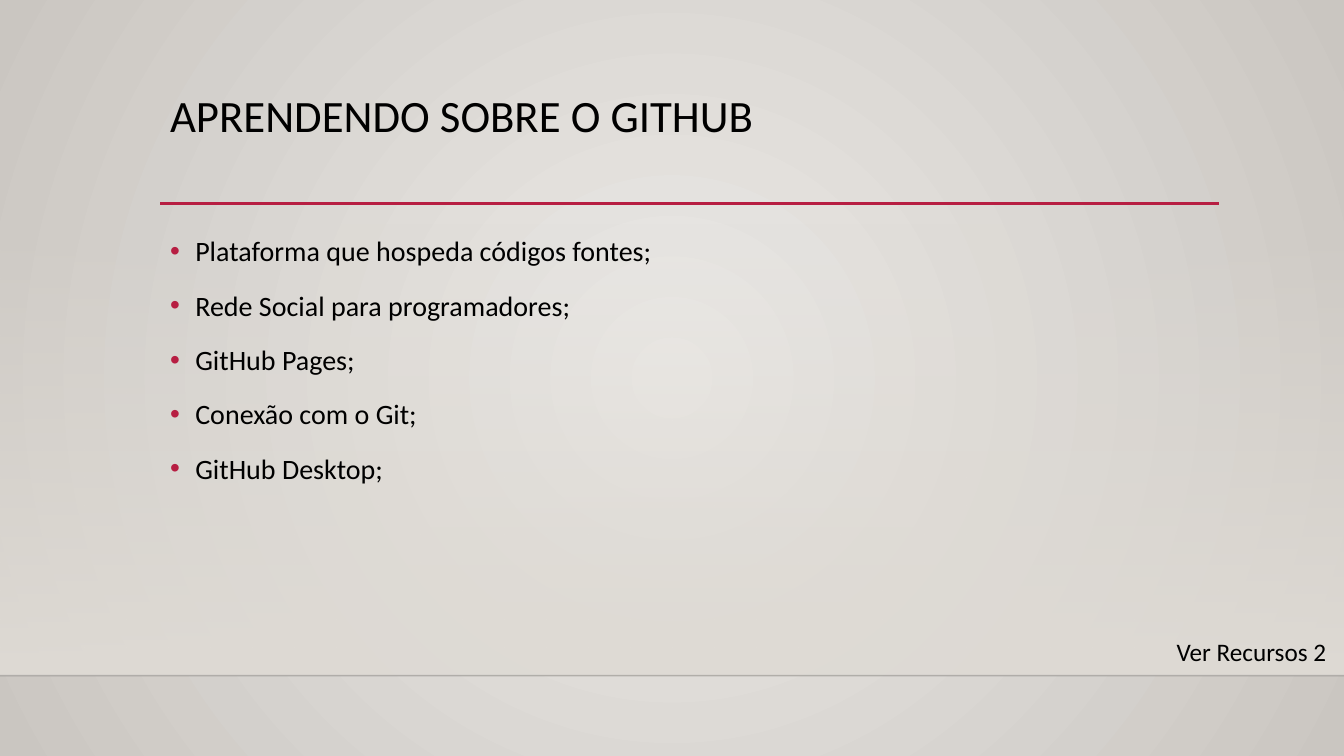
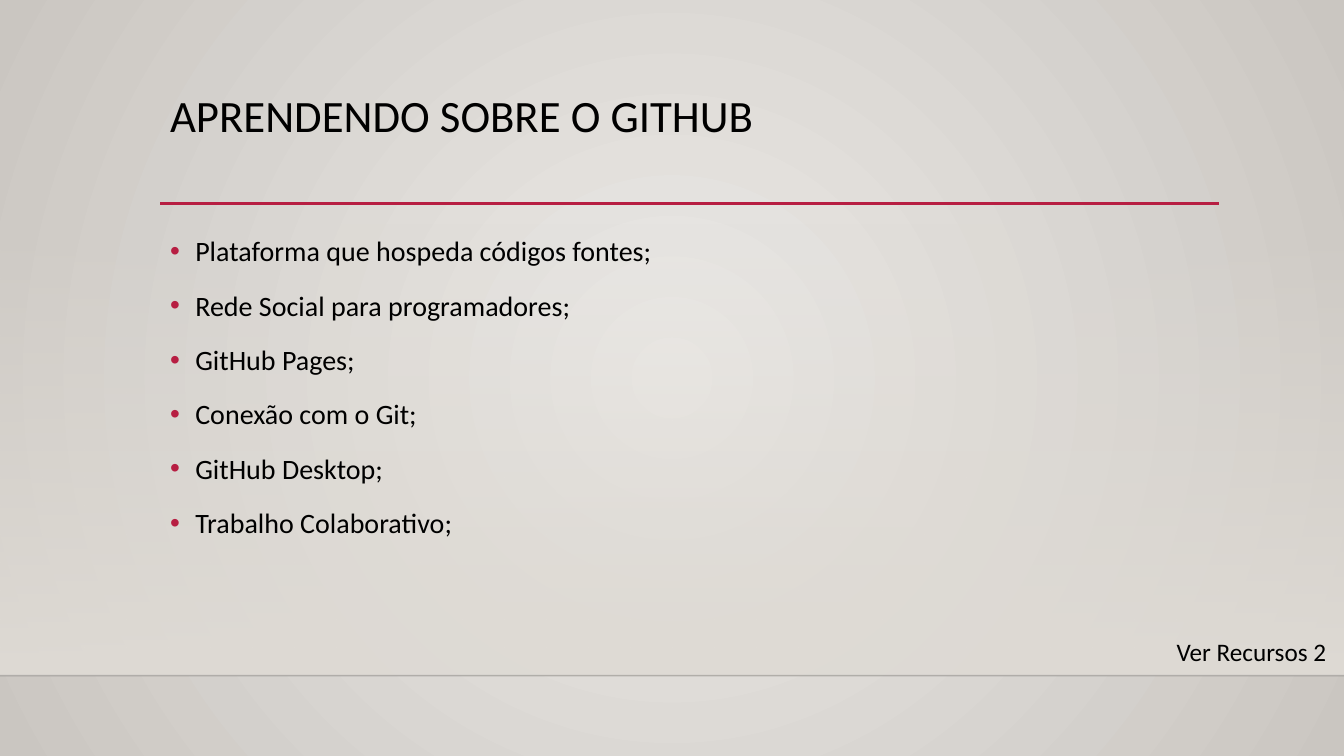
Before and after one commit to Alyssonmach/Minicurso-Git-e-GitHub, a slide deck: slide 3 of Apresentação PowerPoint/Git e Github - Apresentação.pptx. Drawn at 1344x756 pixels with LibreOffice and Linux fonts; fonts in the diff are those of the drawing; background and template pictures are left out. Boxes give left, top, right and bottom in pixels: in the first picture for what was removed or moved away, otherwise in the second. Text is boxed around its words. In the diff, an @@ line names an element or a change of style, - is before the commit and + after.

```diff
--- a/Apresentação PowerPoint/Git e Github - Apresentação.pptx
+++ b/Apresentação PowerPoint/Git e Github - Apresentação.pptx
@@ text at bbox=[195, 513, 452, 537]: paragraph added @@
+• Trabalho Colaborativo;
```
